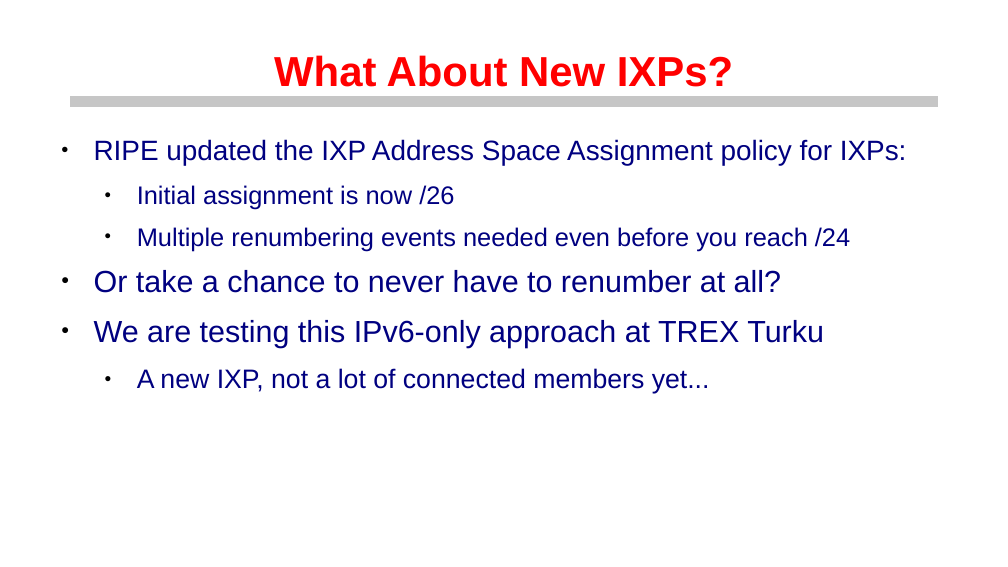
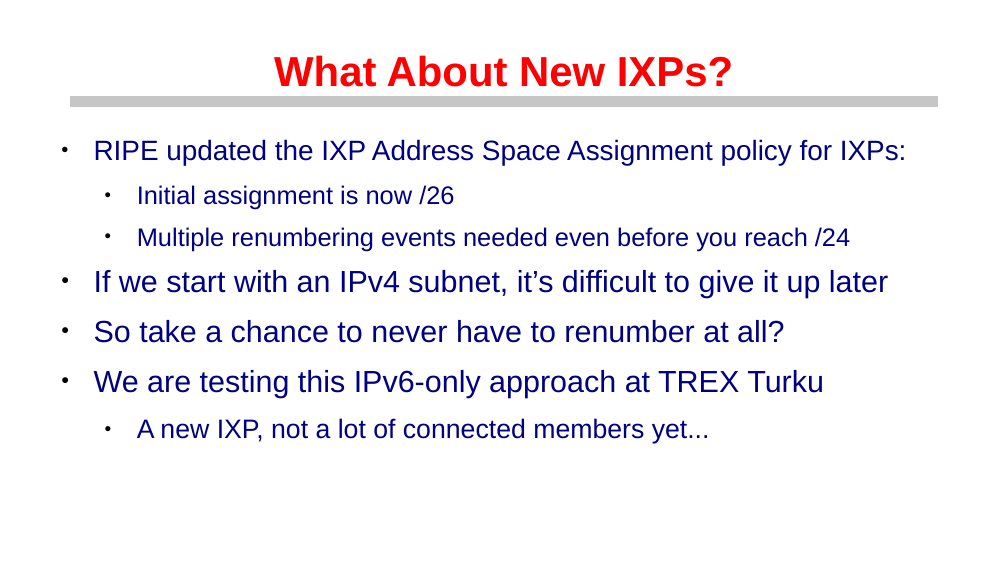
Before and after one commit to euro-ix/rfc8950-ixp, a slide deck: slide 9 of presentations/ipv6-only-ixps.odp. Drawn at 1008x567 pixels with LibreOffice and Linux fonts; fonts in the diff are those of the drawing; background and template pictures are left out. Boxes give left, top, right and bottom in pixels: in the first picture for what was removed or moved away, otherwise in the second. Text is boxed around its words. In the diff, an @@ line names an element or a change of style, - is before the commit and + after.

```diff
--- a/presentations/ipv6-only-ixps.odp
+++ b/presentations/ipv6-only-ixps.odp
@@ text at (94, 270, 888, 343): text changed @@
-● Or take a chance to never have to renumber at all?
+● If we start with an IPv4 subnet, it’s difficult to give it up later
+● So take a chance to never have to renumber at all?
```
Also in this commit, not shown: 5 other slides changed, 1 other file.
